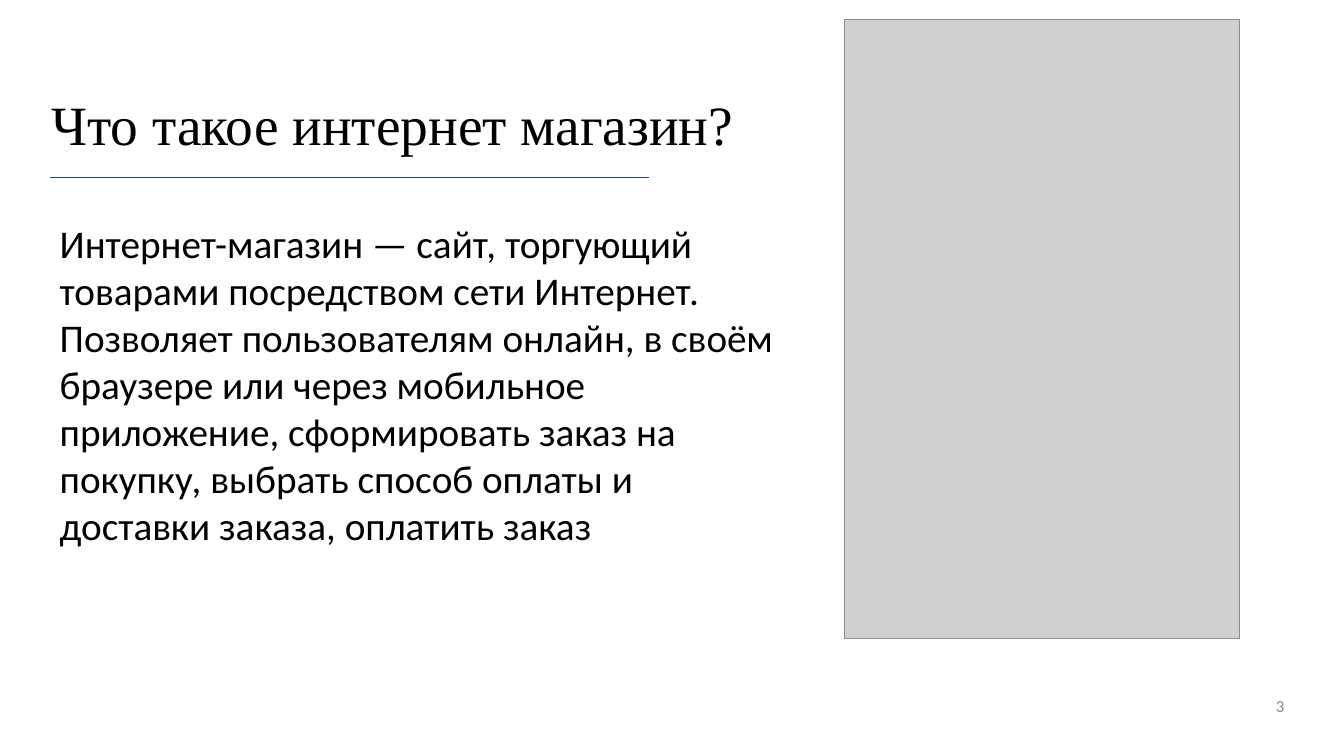
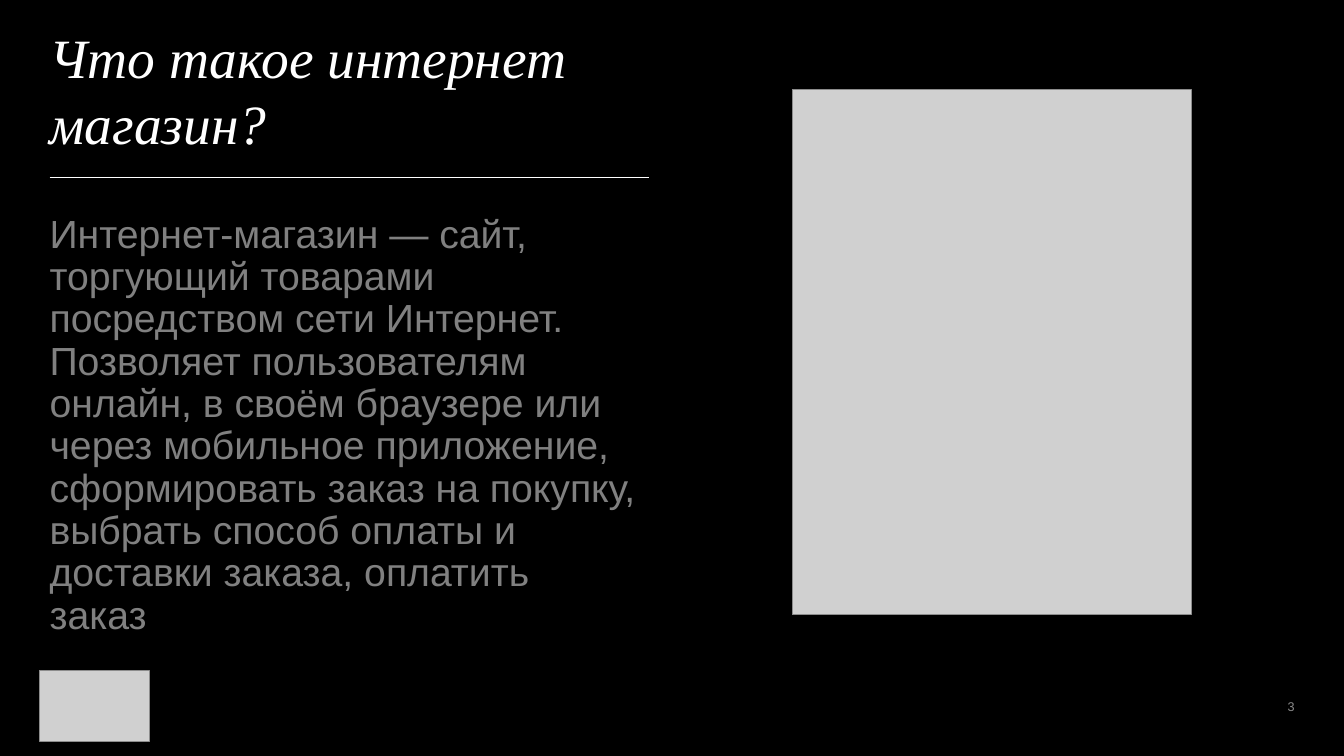
Before and after one commit to R1ccoon/Ip3s, a slide deck: slide 3 of not_site_files/pres.pptx. Drawn at 1344x756 pixels with LibreOffice and Linux fonts; fonts in the diff are those of the drawing; grey boxes stand for pictures. Boxes give left, top, right and bottom in pixels: in the first picture for what was removed or moved away, otherwise in the second. Text is boxed around its words. In the diff, an @@ line names an element or a change of style, - is before the commit and + after.

```diff
--- a/not_site_files/pres.pptx
+++ b/not_site_files/pres.pptx
@@ background #FFFFFF to #000000 @@
@@ title "Что такое интернет магазин?": place and size @@
-title "Что такое интернет магазин?" at (51, 108, 733, 155)
+title "Что такое интернет магазин?" at (49, 41, 566, 145)
@@ title "Что такое интернет магазин?" at (49, 41, 566, 145): text colour #000000 to #FFFFFF, italic on; alignment centre to left @@
@@ picture: place and size @@
-picture at (844, 20, 1239, 639)
+picture at (792, 90, 1192, 615)
@@ line (49, 177) - (649, 177): stroke #1F497D 0.5 pt to #FFFFFF 0.5 pt @@
@@ text "Интернет-магазин — сайт, торгующий товарами ..." at (50, 219, 635, 630): font Calibri to Arial, text colour #000000 to #808080; line spacing 1 to 0.9; more space between paragraphs @@
@@ picture added at (40, 670, 149, 742) @@
@@ page number at (1288, 702, 1295, 711): size 12 to 9 pt, font Calibri to Arial, text colour #8C8C8C to #FFFFFF at 55% opacity @@
```
Also in this commit, not shown: 7 other slides changed, 1 slide added, 2 slides removed, 51 other files.
